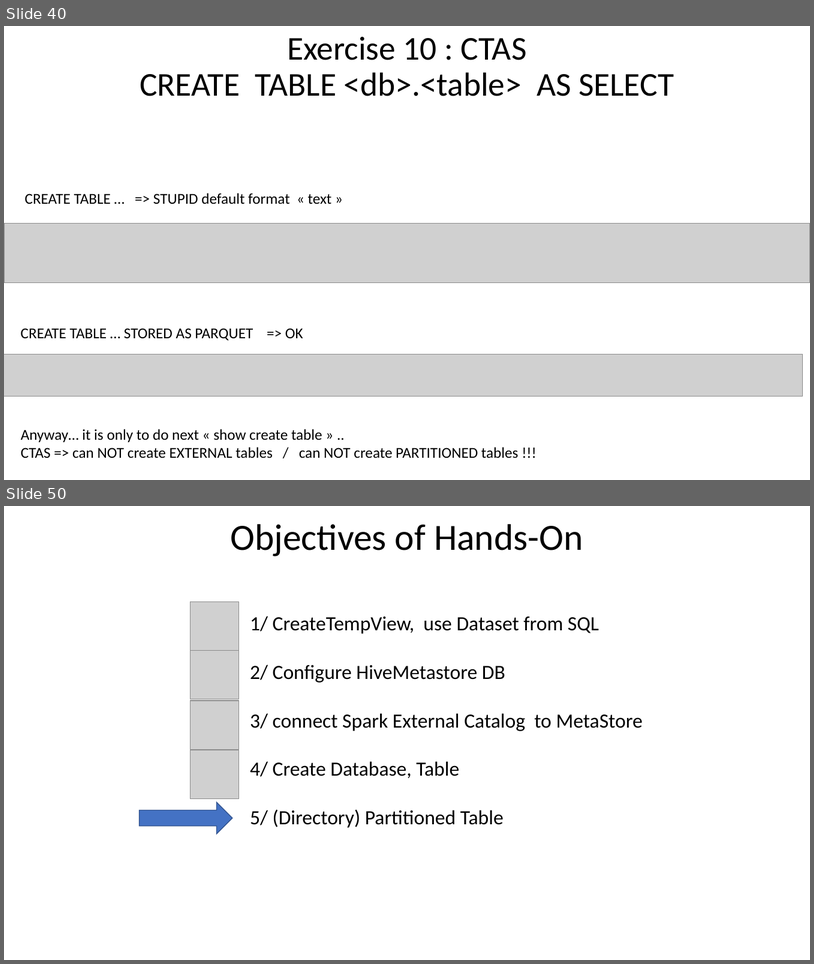
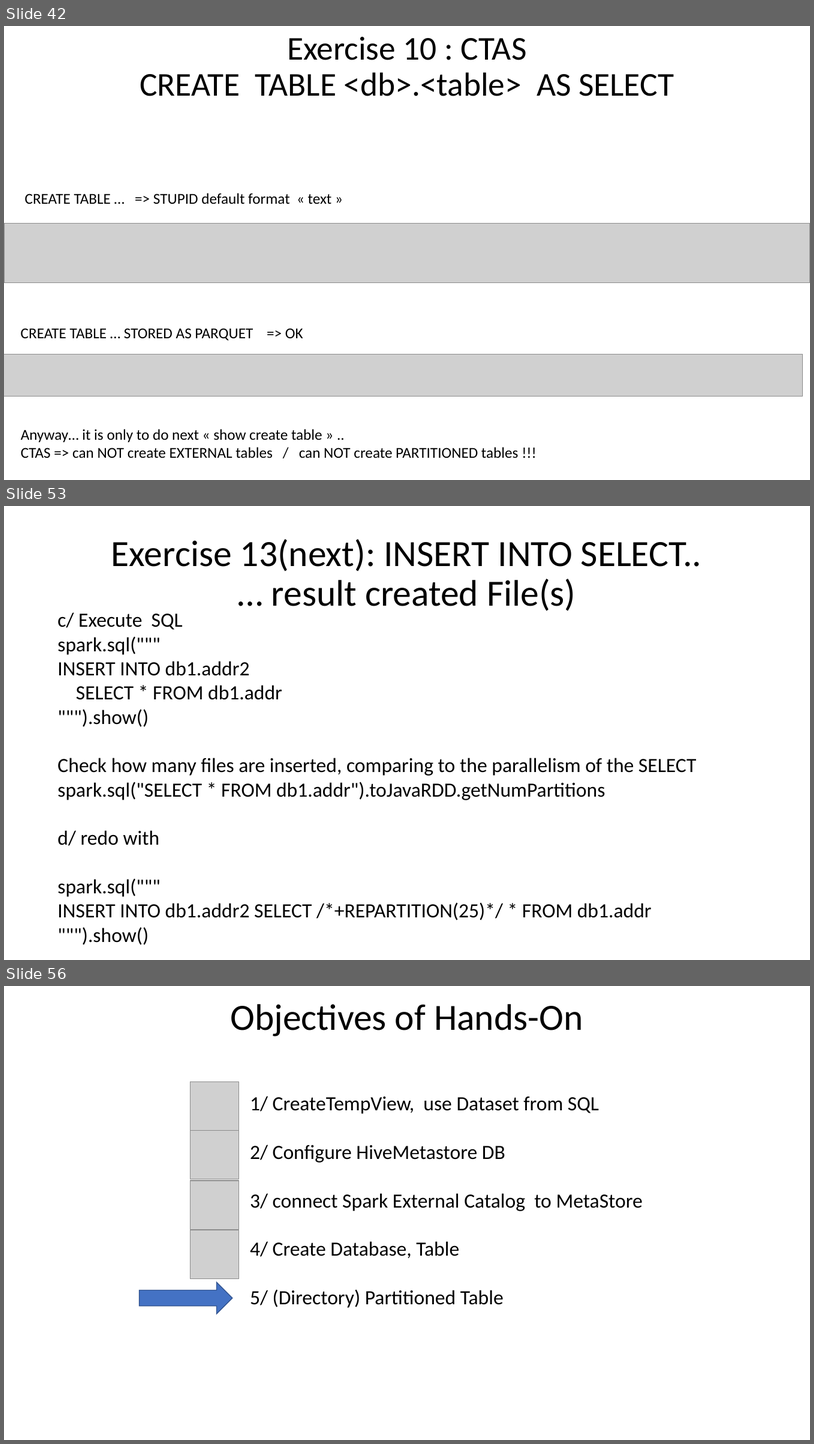
Before and after one commit to Arnaud-Nauwynck/presentations, a slide deck: pres-bigdata/Course-2022-Spark/BigData-Spark-TD3.pptx. Shown one above the other, each under a label of ours: slides 40 and 50 before the commit, slides 42, 53 and 56 after it; the slides between them are not shown. The pictures are 814x964 and 814x1444 pixels, drawn with LibreOffice and Linux fonts; fonts in the diff are those of the drawing; grey boxes stand for pictures. Boxes give left, top, right and bottom in pixels: in the first picture for what was removed or moved away, otherwise in the second. Text is boxed around its words. In the diff, an @@ line names an element or a change of style, - is before the commit and + after.

```diff
--- a/pres-bigdata/Course-2022-Spark/BigData-Spark-TD3.pptx
+++ b/pres-bigdata/Course-2022-Spark/BigData-Spark-TD3.pptx
@@ slide 53 added at (4,506,810,960), background #FFFFFF @@
@@ title added at (111,539,702,611), 44 pt, text #000000 @@
+Exercise 13(next): INSERT INTO SELECT..
+… result created File(s)
@@ text added at (57,612,696,945), 24 pt, text #000000 @@
+c/ Execute SQL
+spark.sql("""
+INSERT INTO db1.addr2
+SELECT * FROM db1.addr
+""").show()
+Check how many files are inserted, comparing to the parallelism of the SELECT
+spark.sql("SELECT * FROM db1.addr").toJavaRDD.getNumPartitions
+d/ redo with
+spark.sql("""
+INSERT INTO db1.addr2 SELECT /*+REPARTITION(25)*/ * FROM db1.addr
+""").show()
@@ what was slide 40 is now slide 42 @@
@@ what was slide 50 is now slide 56 @@
```
Also in this commit, not shown: 19 slides changed, 5 other slides added, 15 other files.
